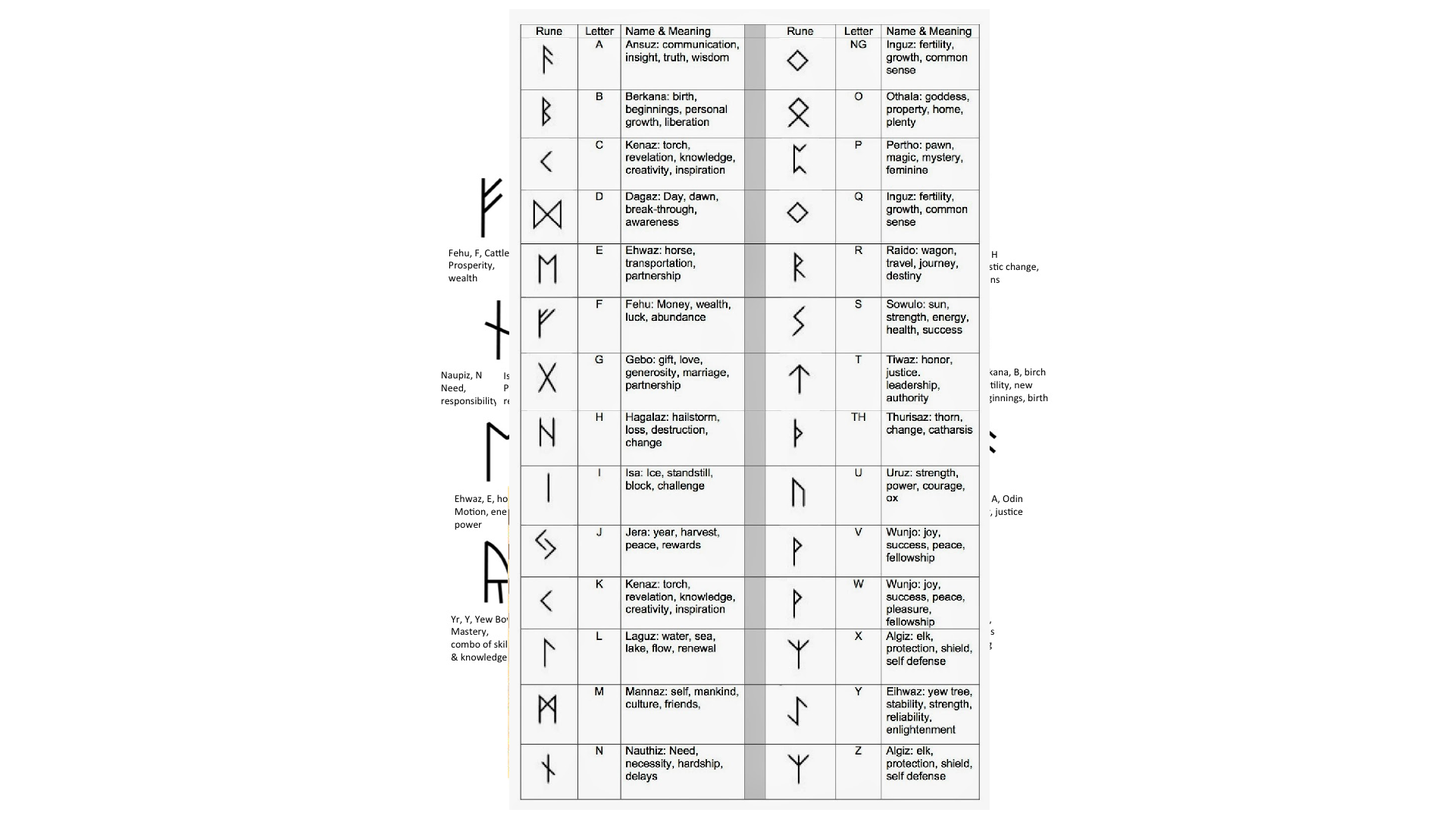
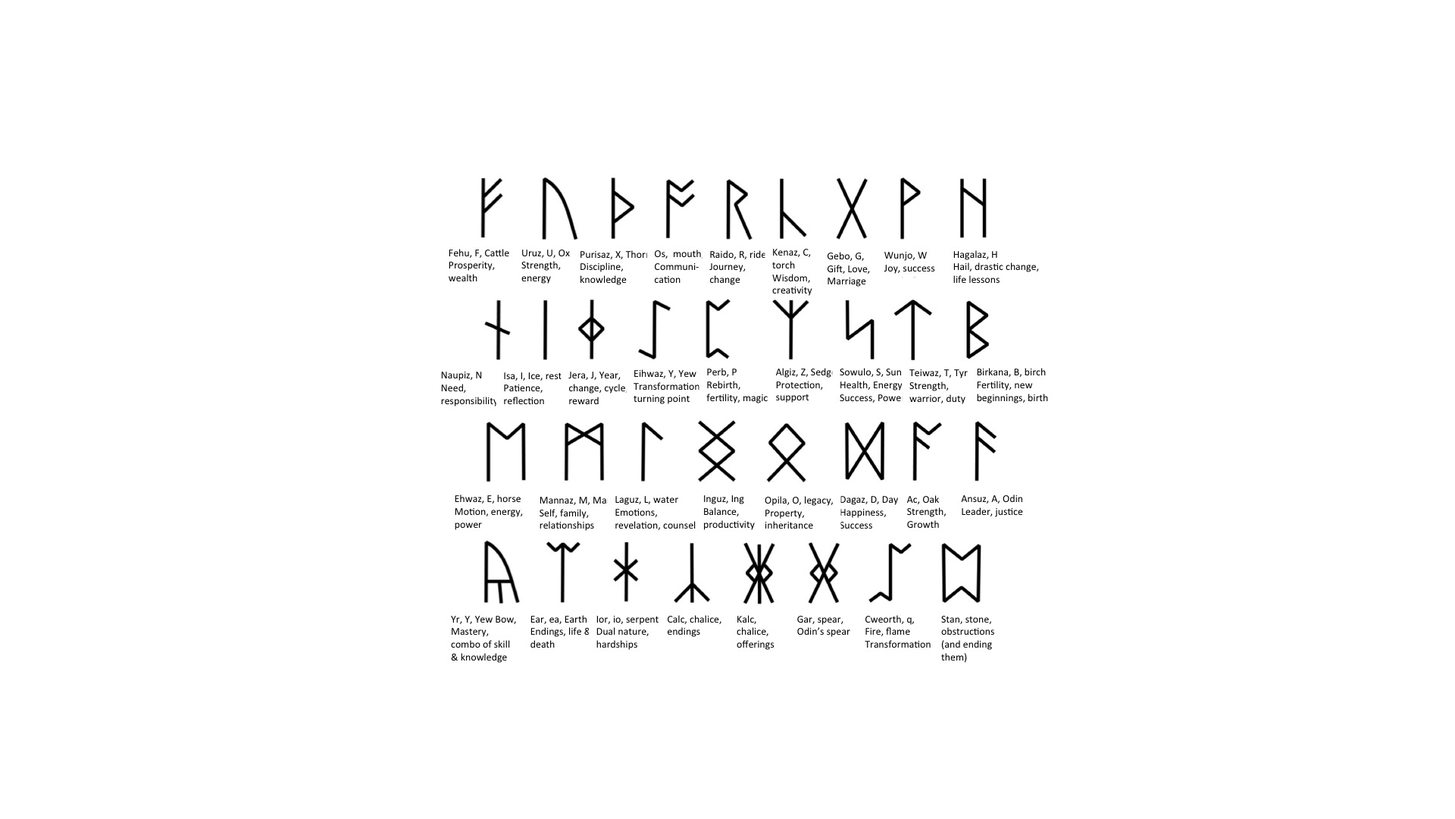
Comparing the layer stacks of the two 1455×819 images. Changes:
hid "Futharc antiguo" over [509, 9, 990, 810]
hid "Capa 1" over [507, 461, 963, 803]
